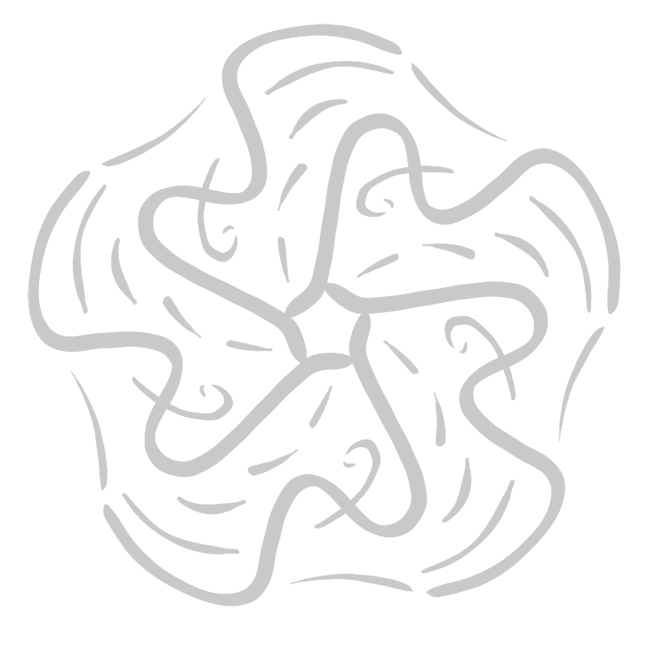
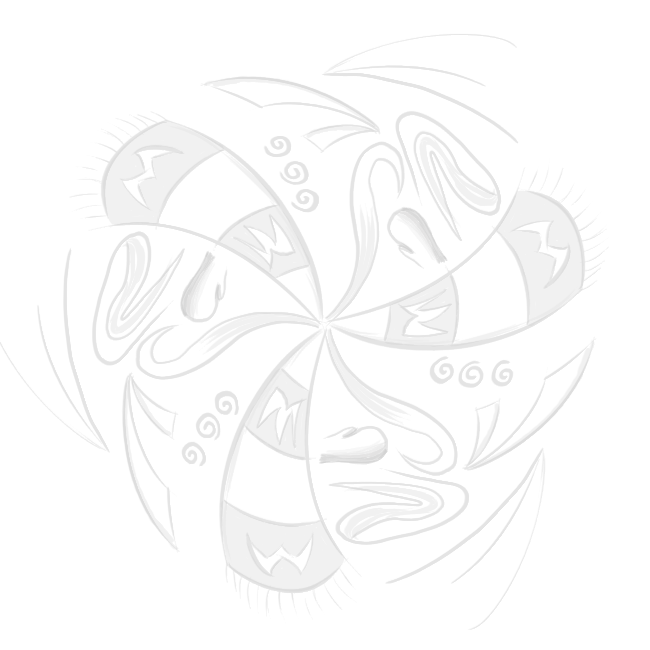
Layer changes from the first 650×650 image to the second:
added layer "Layer 4" (50%) above "Layer 6" over [0,33,609,630]
added layer "Layer 6" (50%) above "Layer 3" over [102,75,595,592]
hid "Layer 3" over [27,23,622,607]
